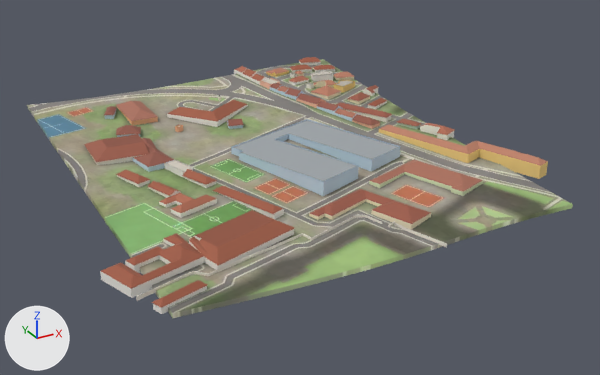
The glTF model public/tiles/belem/t_7_5.glb, before and after one commit.
Both versions are drawn from a camera (50 mm lens) standing at (-6078.0, -2101.0, 241.0) and looking at (-5803.0, -1601.0, -9.0). Lighting does not change. The marker at lower left points along +X, +Y and +Z. The picture after the commit comes second. Where no turn or scale is listed for an object, it has been applied to the vertices. Vertices at exactly the same position are counted once.

Names of what the first picture shows: 'buildings', 'terrain'.
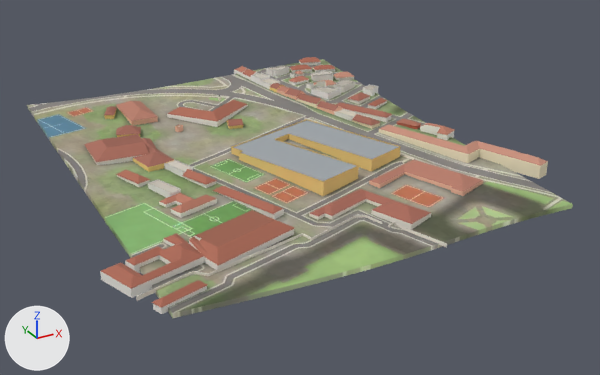
Changed parts and their boxes [x1, y1, x2, y2] in the pictures (600 x 375 px):
part 1 of me_buildings, built on: before [148, 68, 378, 198]; after [148, 65, 378, 198]
part 2 of me_buildings, recoloured: [85, 57, 548, 308] in both

The change in detail:
me_buildings is used by ob_buildings; location (-5817.6, -1579.5, 19.8).
me_buildings had 2253 vertices, 2650 faces and spanned x -163.0..163.0, y -172.0..172.0, z -15.0..15.0.
me_buildings now has 2106 vertices, 2525 faces and spans x -163.0..163.0, y -172.0..172.0, z -15.0..15.0.
Part 1, on me_buildings:
163 vertices are removed from x -103.0..146.0, y -43.0..152.0, z -8.0..12.0.
267 faces are deleted.
8 vertices move from x -94.0..93.0, y -17.0..143.0, z -4.0..11.0 to x -94.0..93.0, y -17.0..145.0, z -2.0..13.0.
24 vertices are added at x -102.0..146.0, y -20.0..152.0, z -2.0..12.0.
16 new vertices lie (0.0, 0.0, 7.0) away from vertices in x 53.0..146.0, y 65.0..142.0, z -1.0..4.0.
10 new vertices lie (0.0, 0.0, 8.0) away from vertices in x 53.0..94.0, y 131.0..152.0, z 4.0..5.0.
9 new vertices lie (0.0, 0.0, 6.0) away from vertices in x -102.0..98.0, y -42.0..45.0, z -8.0..-4.0.
166 new faces join them.
me_buildings part 2: 2359 kept faces spanning x -163.0..163.0, y -172.0..172.0, z -15.0..15.0 get new vertex colours.
Other edits to the shape of me_buildings do not show in these pictures.
